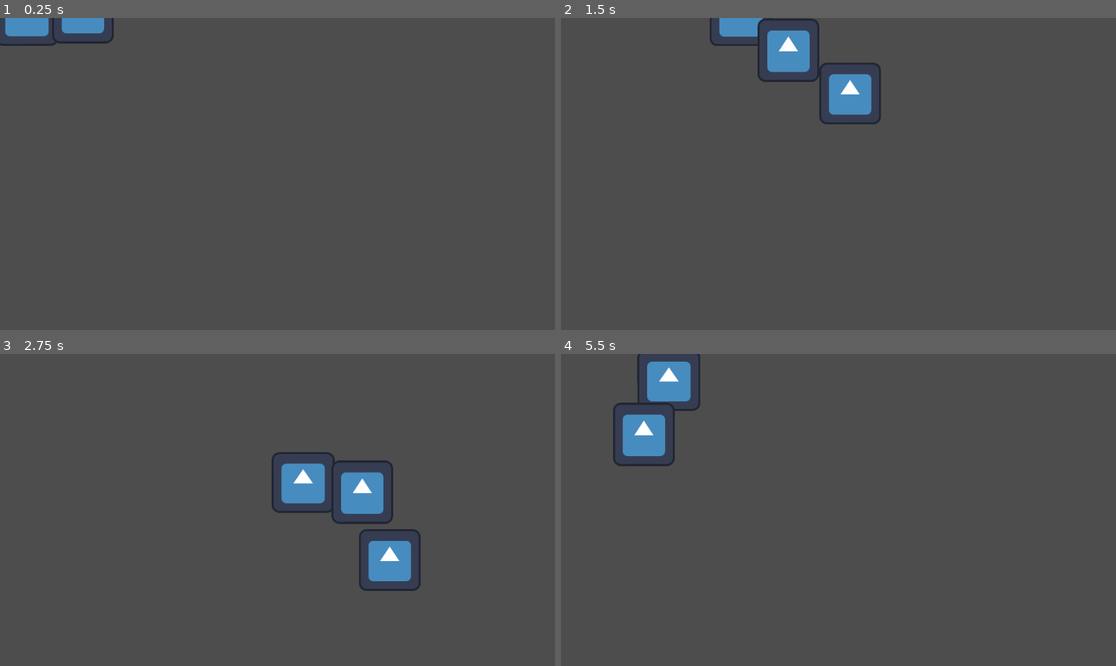
Above: before the commit, frames 1-4 (two rows, left to right).
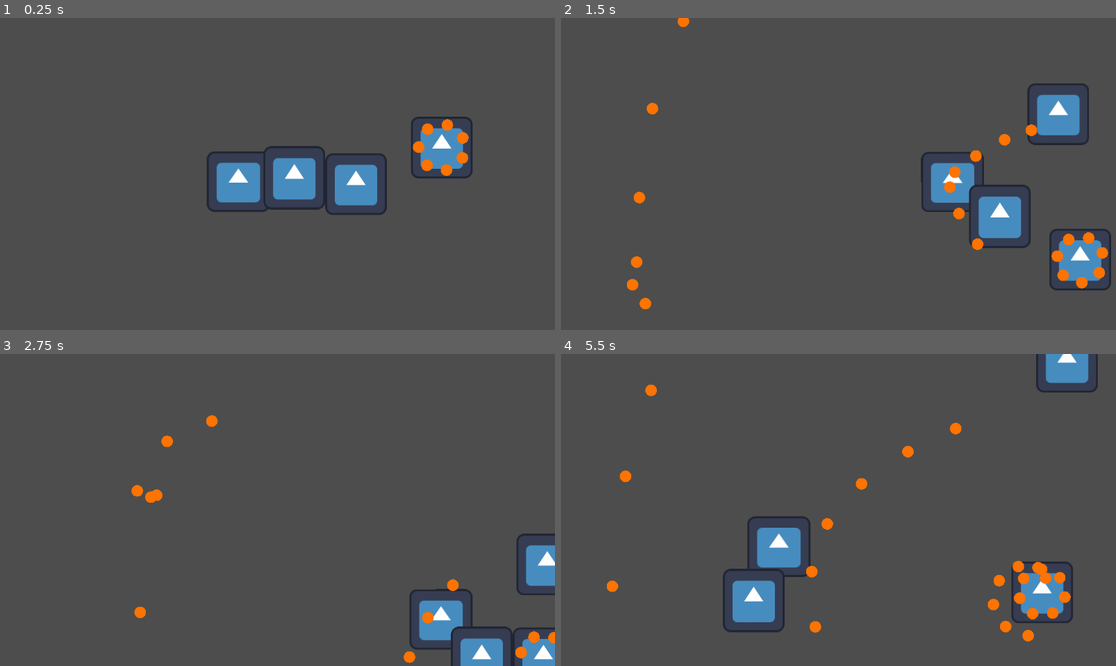
Above: after the commit, the same moments.

Repository: gsMolina02/GameJam
Game: Godot game, scene res://Scenes/escena_prueba.tscn
Two runs of this game, one before a commit and one after it. Both use one fixed random seed, a clock stepped at 60 frames per second and the inputs below. The project has no main scene, so this scene is started directly. The engine's default icon, where the game draws it, is replaced by a stand-in: a white triangle on a blue panel in a dark square.
Inputs:
- Up to frame 1 (0.25 s): no input
- Up to frame 2 (1.5 s): hold D (right) 0.53-1.28 s; hold S (down) from 1.28 s (still down)
- Up to frame 3 (2.75 s): release S (down) at 2.03 s; hold D (right) from 2.03 s (still down)
- Up to frame 4 (5.5 s): release D (right) at 2.78 s; hold W (up) 2.78-3.53 s; hold A (left) 3.53-5.03 s; hold S (down) from 5.03 s (still down)

The runs differ from the first frame. In frame 1, 6.4% of the frame differs, in the area x 0-86%, y 0-64%; in frame 2, 9.2%, in the area x 11-100%, y 0-94%; in frame 3, 7.9%; in frame 4, 8.2%.

Commit message:
WIP: guardar cambios antes de merge origin/main

Diff:
--- a/BomberoMichiGame/Scenes/escena_prueba.tscn
+++ b/BomberoMichiGame/Scenes/escena_prueba.tscn
@@ -1,10 +1,12 @@
-[gd_scene load_steps=4 format=3 uid="uid://doh2qtc1kjvpm"]
+[gd_scene load_steps=5 format=3 uid="uid://doh2qtc1kjvpm"]
 
 [ext_resource type="PackedScene" uid="uid://e2osxgcrxydp" path="res://personajes/mascota/mascota.tscn" id="1_uapuf"]
 [ext_resource type="PackedScene" uid="uid://bfra7nxi2wetn" path="res://personajes/personaje_principal/personaje_principal.tscn" id="2_1in75"]
 [ext_resource type="PackedScene" uid="uid://upe8nkwx2xwf" path="res://personajes/jefe/jefe.tscn" id="3_1in75"]
+[ext_resource type="PackedScene" uid="uid://ccbpd223shlq8" path="res://personajes/minions/minions.tscn" id="4_minions"]
 
 [node name="escenaPrueba" type="Node2D"]
+position = Vector2(439, 345)
 
 [node name="mascota" parent="." instance=ExtResource("1_uapuf")]
 position = Vector2(-4, -1)
@@ -17,3 +19,6 @@
 
 [node name="jefe" parent="." instance=ExtResource("3_1in75")]
 position = Vector2(478, -76)
+
+[node name="minion_test" parent="." instance=ExtResource("4_minions")]
+position = Vector2(300, 0)
--- a/BomberoMichiGame/personajes/jefe/jefe.gd
+++ b/BomberoMichiGame/personajes/jefe/jefe.gd
@@ -3,6 +3,18 @@
 var direccion := Vector2.ZERO
 var tiempo_cambio := 0.5
 var tiempo_actual := 0.0
+var tiempo_disparo := 0.6
+var tiempo_desde_disparo := 0.0
+var FireballScene: PackedScene = null
+@export var orbit_count := 7
+@export var orbit_radius := 48.0
+@export var orbit_angular_speed := 2.0
+@export var respawn_delay := 1.2
+@export var launch_spread_deg := 30.0
+@export var launch_speed_multiplier := 1.0
+
+var orbit_fireballs := []
+var orbit_angles := []
 
 func mover_personaje(delta):
 	tiempo_actual += delta
@@ -14,3 +26,128 @@
 
 func _physics_process(delta):
 	mover_personaje(delta)
+
+	# Mantener dentro del viewport
+	keep_in_viewport()
+
+	# actualizar órbita de fireballs
+	_update_orbit(delta)
+
+	# Manejo de disparos: dispara cada tiempo_disparo segundos
+	tiempo_desde_disparo += delta
+	if tiempo_desde_disparo >= tiempo_disparo:
+		tiempo_desde_disparo = 0.0
+		# si hay orbs listos, lanzarlas; si no, spawnearlas
+		if orbit_fireballs.size() == 0:
+			_spawn_orbit_fireballs()
+		else:
+			_lanzar_orbita()
+
+
+func _ready():
+	FireballScene = load("res://personajes/minions/fireball_visual.tscn")
+
+	# inicialmente crear orbs para el jefe
+	_spawn_orbit_fireballs()
+
+
+func _disparar_triple():
+	var scene = get_tree().current_scene
+	if scene == null:
+		return
+	var jugador: Node = null
+	if scene.has_node("personajePrincipal"):
+		jugador = scene.get_node("personajePrincipal")
+	else:
+		jugador = scene.get_node_or_null("../personajePrincipal")
+	if jugador == null:
+		return
+
+	var base_dir = (jugador.global_position - global_position).normalized()
+	var spread_deg = 15
+	var dirs = [base_dir.rotated(deg_to_rad(-spread_deg)), base_dir, base_dir.rotated(deg_to_rad(spread_deg))]
+
+	for d in dirs:
+		if FireballScene == null:
+			continue
+		var fb = FireballScene.instantiate()
+		fb.position = global_position
+		fb.velocity = d * fb.speed
+		scene.call_deferred("add_child", fb)
+
+
+func _spawn_orbit_fireballs():
+	# limpiar anteriores si existen
+	for fb in orbit_fireballs:
+		if fb and fb.is_inside_tree():
+			fb.queue_free()
+	orbit_fireballs.clear()
+	orbit_angles.clear()
+	if FireballScene == null:
+		return
+	# generar N fireballs alrededor del jefe
+	var scene = get_tree().current_scene
+	for i in range(orbit_count):
+		var fb = FireballScene.instantiate()
+		# iniciar en la posición del jefe
+		fb.position = global_position
+		# las fireballs orbitan, por eso no tendrán velocidad hasta lanzarlas
+		fb.velocity = Vector2.ZERO
+		scene.call_deferred("add_child", fb)
+		orbit_fireballs.append(fb)
+		var angle = TAU * i / orbit_count
+		orbit_angles.append(angle)
+
+
+func _update_orbit(delta):
+	# actualizar ángulos y posiciones de las fireballs si existen
+	for i in range(orbit_fireballs.size()):
+		var fb = orbit_fireballs[i]
+		if not fb or not fb.is_inside_tree():
+			continue
+		orbit_angles[i] += orbit_angular_speed * delta
+		var pos = Vector2(cos(orbit_angles[i]), sin(orbit_angles[i])) * orbit_radius
+		fb.global_position = global_position + pos
+
+
+func _lanzar_orbita():
+	# lanzar todas las fireballs hacia el jugador
+	var scene = get_tree().current_scene
+	if scene == null:
+		return
+	var jugador: Node = null
+	if scene.has_node("personajePrincipal"):
+		jugador = scene.get_node("personajePrincipal")
+	else:
+		jugador = scene.get_node_or_null("../personajePrincipal")
+	if jugador == null:
+		return
+
+	# para cada orb, calcular una dirección desde su posición hacia el jugador
+	for i in range(orbit_fireballs.size()):
+		var fb = orbit_fireballs[i]
+		if not fb or not fb.is_inside_tree():
+			continue
+		# dirección base desde la orb hacia el jugador
+		var dir = (jugador.global_position - fb.global_position).normalized()
+		# calcular offset angular de dispersión según el índice (distribuido entre -launch_spread_deg y +launch_spread_deg)
+		var n = orbit_fireballs.size()
+		var t = 0.0
+		if n > 1:
+			t = float(i) / float(n - 1)
+		else:
+			t = 0.5
+		# proteger launch_spread_deg por si está a null
+		var ls := 0.0
+		if launch_spread_deg != null:
+			ls = float(launch_spread_deg)
+		var angle_offset = lerp(-ls, ls, t)
+		# aplicar rotación para dispersar la dirección
+		dir = dir.rotated(deg_to_rad(angle_offset))
+		# aplicar multiplicador de velocidad
+		fb.velocity = dir * fb.speed * launch_speed_multiplier
+	# vaciar la lista (las instancias siguen en escena pero ya tienen velocidad)
+	orbit_fireballs.clear()
+	orbit_angles.clear()
+	# regenerar inmediatamente nuevas bolas para que el jefe siempre aparezca cargado
+	_spawn_orbit_fireballs()
--- a/BomberoMichiGame/personajes/mascota/mascota.gd
+++ b/BomberoMichiGame/personajes/mascota/mascota.gd
@@ -3,16 +3,18 @@
 @export var objetivo: NodePath
 @export var distancia_minima := 120
 
-func mover_personaje(delta):
+func mover_personaje(_delta):
 	var principal = get_node(objetivo)
 	if principal:
 		var distancia = global_position.distance_to(principal.global_position)
 		if distancia > distancia_minima:
 			var direccion = (principal.global_position - global_position).normalized()
 			velocity = direccion * speed
-			position += velocity * delta
+			move_and_slide()
 		else:
 			velocity = Vector2.ZERO
 
 func _physics_process(delta):
 	mover_personaje(delta)
+	# Mantener dentro del viewport/campo
+	keep_in_viewport()
--- /dev/null
+++ b/BomberoMichiGame/personajes/minions/fireball_visual.gd
@@ -0,0 +1,19 @@
+extends Node2D
+
+@export var radius := 12.0
+@export var color := Color(1.0, 0.45, 0.0)
+
+@export var speed := 800
+@export var lifetime := 3.0
+
+var velocity := Vector2.ZERO
+var _life := 0.0
+
+func _physics_process(delta):
+    position += velocity * delta
+    _life += delta
+    if _life >= lifetime:
+        queue_free()
+
+func _draw():
+    draw_circle(Vector2.ZERO, radius, color)
--- /dev/null
+++ b/BomberoMichiGame/personajes/minions/fireball_visual.tscn
@@ -0,0 +1,7 @@
+[gd_scene load_steps=2 format=3 uid="uid://vpqs7x32qqr3"]
+
+[ext_resource type="Script" uid="uid://geu5qwmj10pm" path="res://personajes/minions/fireball_visual.gd" id="1"]
+
+[node name="FireballVisual" type="Node2D"]
+position = Vector2(397, 244)
+script = ExtResource("1")
--- a/BomberoMichiGame/personajes/minions/minions.gd
+++ b/BomberoMichiGame/personajes/minions/minions.gd
@@ -3,6 +3,13 @@
 var direccion := Vector2.ZERO
 var tiempo_cambio := 0.5
 var tiempo_actual := 0.0
+var tiempo_disparo := 0.0
+var tiempo_desde_disparo := 0.0
+var FireballScene: PackedScene = null
+
+func _ready():
+	# no se usan disparos en minions ahora
+	pass
 
 func mover_personaje(delta):
 	tiempo_actual += delta
@@ -14,3 +21,6 @@
 
 func _physics_process(delta):
 	mover_personaje(delta)
+
+	# Mantener dentro del viewport
+	keep_in_viewport()
--- a/BomberoMichiGame/personajes/personaje_base.gd
+++ b/BomberoMichiGame/personajes/personaje_base.gd
@@ -1,8 +1,19 @@
 extends CharacterBody2D
 
 @export var speed = 400
+@export var screen_margin: int = 16
 
-func mover_personaje(delta):
+func mover_personaje(_delta):
 	var input_vector = Input.get_vector("left", "right", "up", "down")
 	velocity = input_vector * speed
 	move_and_slide()
+
+func keep_in_viewport(margin := screen_margin):
+	# Limita la posición global del personaje al rectángulo visible del viewport menos un margen
+	var vp = get_viewport()
+	if vp == null:
+		return
+	var rect = vp.get_visible_rect()
+	var x = clamp(global_position.x, rect.position.x + margin, rect.position.x + rect.size.x - margin)
+	var y = clamp(global_position.y, rect.position.y + margin, rect.position.y + rect.size.y - margin)
+	global_position = Vector2(x, y)
--- a/BomberoMichiGame/personajes/personaje_principal/personaje_principal.gd
+++ b/BomberoMichiGame/personajes/personaje_principal/personaje_principal.gd
@@ -1,4 +1,21 @@
 extends "res://personajes/personaje_base.gd"
+
+@export var min_x := -1000.0
+@export var max_x := 1000.0
+@export var min_y := -1000.0
+@export var max_y := 1000.0
 
 func _physics_process(delta):
 	mover_personaje(delta)
+
+	# Limitar posición dentro del campo definido
+	var minx = (min_x if min_x != null else -1000.0)
+	var maxx = (max_x if max_x != null else 1000.0)
+	var miny = (min_y if min_y != null else -1000.0)
+	var maxy = (max_y if max_y != null else 1000.0)
+	var x = clamp(global_position.x, float(minx), float(maxx))
+	var y = clamp(global_position.y, float(miny), float(maxy))
+	global_position = Vector2(x, y)
+
+	# adicionalmente asegurar que el personaje no salga del viewport
+	keep_in_viewport()
Not shown, added: BomberoMichiGame/personajes/minions/fireball_visual.gd.uid
